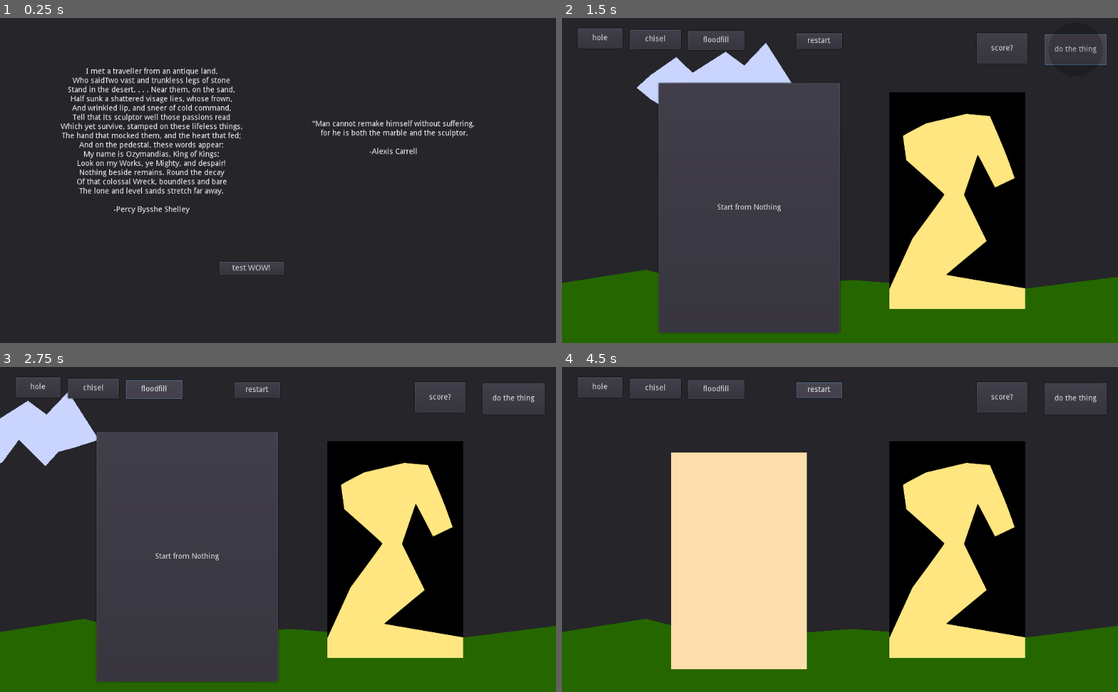
Above: before the commit, frames 1-4 (two rows, left to right).
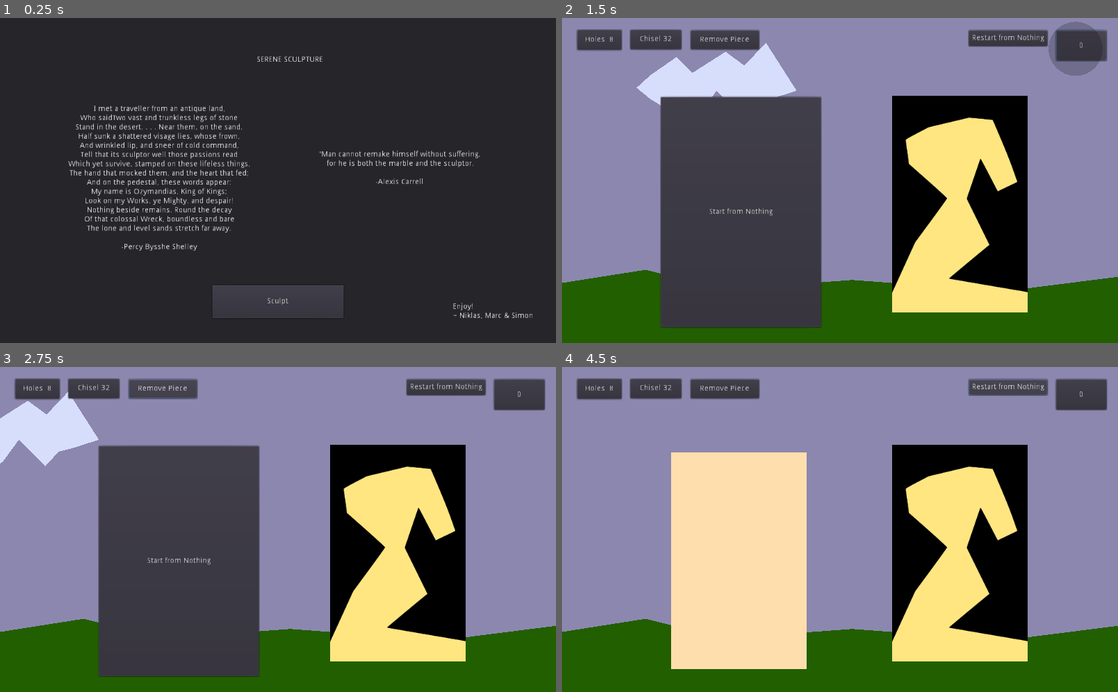
Above: after the commit, the same moments.

Repository: ZirconCode/ludumdare45
Game: Godot game, scene res://Node2D.tscn
The game is run twice, just before and just after one commit, with the same random seed, the same clock (stepped at 60 frames per second) and the same inputs. Sound files missing from this copy of the repository are replaced by a short silence.
Inputs (mouse positions are in pixels of both pictures, inside the frame that each line leads up to):
- Up to frame 1 (0.25 s): no input
- Up to frame 2 (1.5 s): click "test WOW!" (after the commit: "Sculpt") at 0.5 s; click (1073, 50) at 1.25 s, where only the run before the commit has a clickable "do the thing"
- Up to frame 3 (2.75 s): click "floodfill" (after the commit: "Remove Piece") at 2 s
- Up to frame 4 (4.5 s): click "restart" (after the commit: "Restart from Nothing") at 2.75 s; click "Start from Nothing" at 3.5 s; click "restart" (after the commit: "Restart from Nothing") at 4.25 s

The runs differ from the first frame. In frame 1, 8.2% of the frame differs, in the area x 10-96%, y 11-93%; in frame 2, 49%; in frame 3, 49%; in frame 4, 53%, in the area x 0-100%, y 0-94%.

Commit message:
finished proj

Diff:
--- a/godot proj/Node2D.tscn
+++ b/godot proj/Node2D.tscn
@@ -6,17 +6,26 @@
 [node name="Node2D" type="Node2D"]
 
 [node name="Panel" type="Panel" parent="."]
-margin_left = -11.0
-margin_top = -8.0
-margin_right = 1061.0
-margin_bottom = 636.0
+margin_left = -12.2557
+margin_top = -8.59467
+margin_right = 1059.74
+margin_bottom = 635.405
 script = ExtResource( 1 )
 
+[node name="Label3" type="Label" parent="Panel"]
+margin_left = 300.955
+margin_top = 79.1593
+margin_right = 790.955
+margin_bottom = 114.159
+text = "Serene Sculpture"
+align = 1
+uppercase = true
+
 [node name="Label2" type="Label" parent="Panel"]
-margin_left = 533.0
-margin_top = 197.0
-margin_right = 938.0
-margin_bottom = 331.0
+margin_left = 545.339
+margin_top = 253.989
+margin_right = 950.339
+margin_bottom = 387.989
 text = "\"Man cannot remake himself without suffering,
  for he is both the marble and the sculptor.”
 
@@ -25,10 +34,10 @@
 autowrap = true
 
 [node name="Label" type="Label" parent="Panel"]
-margin_left = 90.0
-margin_top = 100.0
-margin_right = 491.0
-margin_bottom = 421.0
+margin_left = 104.927
+margin_top = 170.267
+margin_right = 505.927
+margin_bottom = 491.267
 text = "I met a traveller from an antique land,
 Who said—“Two vast and trunkless legs of stone
 Stand in the desert. . . . Near them, on the sand,
@@ -52,9 +61,17 @@
 anchor_top = 1.0
 anchor_right = 1.0
 anchor_bottom = 1.0
-margin_left = -657.0
-margin_top = -186.0
-margin_right = -538.0
-margin_bottom = -162.0
-text = "test WOW!"
+margin_left = -669.139
+margin_top = -142.228
+margin_right = -427.139
+margin_bottom = -81.2278
+text = "Sculpt"
 script = ExtResource( 2 )
+
+[node name="Label4" type="Label" parent="Panel"]
+margin_left = 845.911
+margin_top = 535.294
+margin_right = 993.911
+margin_bottom = 566.294
+text = "Enjoy!
+~ Niklas, Marc & Simon"
--- a/godot proj/Panel.gd
+++ b/godot proj/Panel.gd
@@ -19,3 +19,7 @@
 	get_node("Label").text = "HELLO!"
 	get_tree().change_scene ( "res://game.tscn" )
 #     get_tree().call_group("enemies", "player_was_discovered")
+
+
+func _on_Button2_pressed():
+	pass # Replace with function body.
--- a/godot proj/game.tscn
+++ b/godot proj/game.tscn
@@ -1,8 +1,8 @@
 [gd_scene load_steps=5 format=2]
 
-[ext_resource path="res://cloud.gd" type="Script" id=1]
-[ext_resource path="res://sculpture.gd" type="Script" id=2]
-[ext_resource path="res://drawing.png" type="Texture" id=3]
+[ext_resource path="res://drawing.png" type="Texture" id=1]
+[ext_resource path="res://cloud.gd" type="Script" id=2]
+[ext_resource path="res://sculpture.gd" type="Script" id=3]
 [ext_resource path="res://Node2D.gd" type="Script" id=4]
 
 [node name="Node2D" type="Node2D"]
@@ -16,19 +16,31 @@
 "_edit_lock_": true
 }
 
+[node name="backgr" type="Polygon2D" parent="Panel"]
+position = Vector2( 12, 13.4321 )
+color = Color( 0.54902, 0.529412, 0.686275, 1 )
+polygon = PoolVector2Array( -45.0966, -24.8408, -26.6805, 659.009, 1067.23, 624.633, 1053.73, -22.3854 )
+
 [node name="ground" type="Polygon2D" parent="Panel"]
 position = Vector2( 5.54013, 501.939 )
-color = Color( 0.145098, 0.4, 0, 1 )
+color = Color( 0.133333, 0.372549, 0, 1 )
 polygon = PoolVector2Array( -0.778381, 1.34626, 160.994, -24.1385, 302.823, 12.4266, 541.05, -5.30194, 819.166, 15.7507, 1071.8, -16.3823, 1118.34, 104.393, 1115.01, 221.845, -67.2604, 257.302, -45.0997, 0.238228, -45.0997, 0.238228 )
 __meta__ = {
 "_edit_lock_": true
 }
 
+[node name="TextureRect" type="TextureRect" parent="Panel"]
+margin_left = 620.248
+margin_top = 157.128
+margin_right = 870.248
+margin_bottom = 557.128
+texture = ExtResource( 1 )
+
 [node name="cloud" type="Polygon2D" parent="Panel"]
-position = Vector2( 376.731, -127.424 )
-color = Color( 0.792157, 0.835294, 1, 1 )
+position = Vector2( 376.731, -112.691 )
+color = Color( 0.843137, 0.870588, 0.988235, 1 )
 polygon = PoolVector2Array( 361.548, 218.521, 409.194, 185.28, 439.111, 214.089, 500.053, 175.307, 534.402, 200.792, 57 …(193 unchanged characters)…
-script = ExtResource( 1 )
+script = ExtResource( 2 )
 
 [node name="sculpture" type="Control" parent="Panel"]
 margin_left = 213.133
@@ -36,63 +48,56 @@
 margin_right = 463.133
 margin_bottom = 571.286
 rect_clip_content = true
-script = ExtResource( 2 )
+script = ExtResource( 3 )
 
 [node name="holbut" type="Button" parent="Panel"]
-margin_left = 41.4949
-margin_top = 32.0891
-margin_right = 123.495
-margin_bottom = 69.0891
+margin_left = 40.2672
+margin_top = 34.7723
+margin_right = 122.267
+margin_bottom = 71.7723
 text = "hole"
 
 [node name="chisbut" type="Button" parent="Panel"]
-margin_left = 136.772
+margin_left = 137.772
 margin_top = 34.6832
-margin_right = 230.772
+margin_right = 231.772
 margin_bottom = 70.6832
 text = "chisel"
 
 [node name="Button" type="Button" parent="Panel"]
-margin_left = 901.0
+margin_left = 1097.44
 margin_top = 43.0
-margin_right = 1015.0
+margin_right = 1211.44
 margin_bottom = 100.0
 text = "do the thing"
 
 [node name="startbut" type="Button" parent="Panel"]
-margin_left = 190.495
-margin_top = 132.505
-margin_right = 524.495
-margin_bottom = 593.505
+margin_left = 194.0
+margin_top = 159.0
+margin_right = 489.0
+margin_bottom = 584.0
 text = "Start from Nothing"
 
 [node name="fldbut" type="Button" parent="Panel"]
-margin_left = 243.772
-margin_top = 36.6598
-margin_right = 347.772
-margin_bottom = 71.6598
-text = "floodfill"
-
-[node name="TextureRect" type="TextureRect" parent="Panel"]
-margin_left = 615.337
-margin_top = 149.762
-margin_right = 865.337
-margin_bottom = 549.762
-texture = ExtResource( 3 )
+margin_left = 249.0
+margin_top = 36.0
+margin_right = 375.0
+margin_bottom = 71.0
+text = "Remove Piece"
 
 [node name="scorebut" type="Button" parent="Panel"]
-margin_left = 775.93
-margin_top = 40.5154
-margin_right = 868.93
-margin_bottom = 96.5154
-text = "score?"
+margin_left = 922.031
+margin_top = 35.6044
+margin_right = 1015.03
+margin_bottom = 91.6044
+text = "Score?"
 
 [node name="restartbut" type="Button" parent="Panel"]
-margin_left = 444.441
-margin_top = 40.5154
-margin_right = 528.441
-margin_bottom = 69.5154
-text = "restart"
+margin_left = 761.198
+margin_top = 35.6044
+margin_right = 906.198
+margin_bottom = 64.6044
+text = "Restart from Nothing"
 
 [node name="Node2D" type="Node2D" parent="Panel"]
 script = ExtResource( 4 )
--- a/godot proj/project.godot
+++ b/godot proj/project.godot
@@ -26,6 +26,8 @@
 [display]
 
 window/size/resizable=false
+window/stretch/mode="2d"
+window/stretch/aspect="keep"
 
 [rendering]
 
--- a/godot proj/sculpture.gd
+++ b/godot proj/sculpture.gd
@@ -30,6 +30,11 @@
 
 var mousedown = false
 
+var max_holes = 8
+var holes_left = max_holes
+var max_cracks = 32
+var cracks_left = max_cracks
+
 var holes = []
 var lines = []
 var x =0
@@ -61,6 +66,7 @@
 	board.set_texture(rt)
 	add_child(board)
 
+	updateBut()
 	#yield(pen,"draw")
 	#
 
@@ -222,11 +228,15 @@
 			if tool == 3:
 				var xy = event.position
 				floodfill(xy.x,xy.y)
-			if tool == 1:
+			if tool == 1 and holes_left > 0:
+				holes_left -= 1
+				updateBut()
 				holes.append(event.position)
 				yield(pen,"draw")
 				pen.draw_circle(event.position,5,Color.black) # TODO good?
-			if tool == 2:
+			if tool == 2 and cracks_left >0:
+				cracks_left -= 1
+				updateBut()
 				###########################################################
 				###########################################################
 				chisel_prog = 0
@@ -429,8 +439,14 @@
 	var score = getScore()
 	get_node("../scorebut").text = str(score)
 
+func updateBut():
+	get_node("../chisbut").text = "Chisel "+str(cracks_left)
+	get_node("../holbut").text = "Holes  "+str(holes_left)
 
 func _on_restartbut_pressed():
 	yield(pen,"draw") #WOW.
 	pen.draw_rect(Rect2(Vector2(0,0),self.rect_size),Color.navajowhite,true)
 	holes = []
+	holes_left = max_holes
+	cracks_left = max_cracks
+	updateBut()
